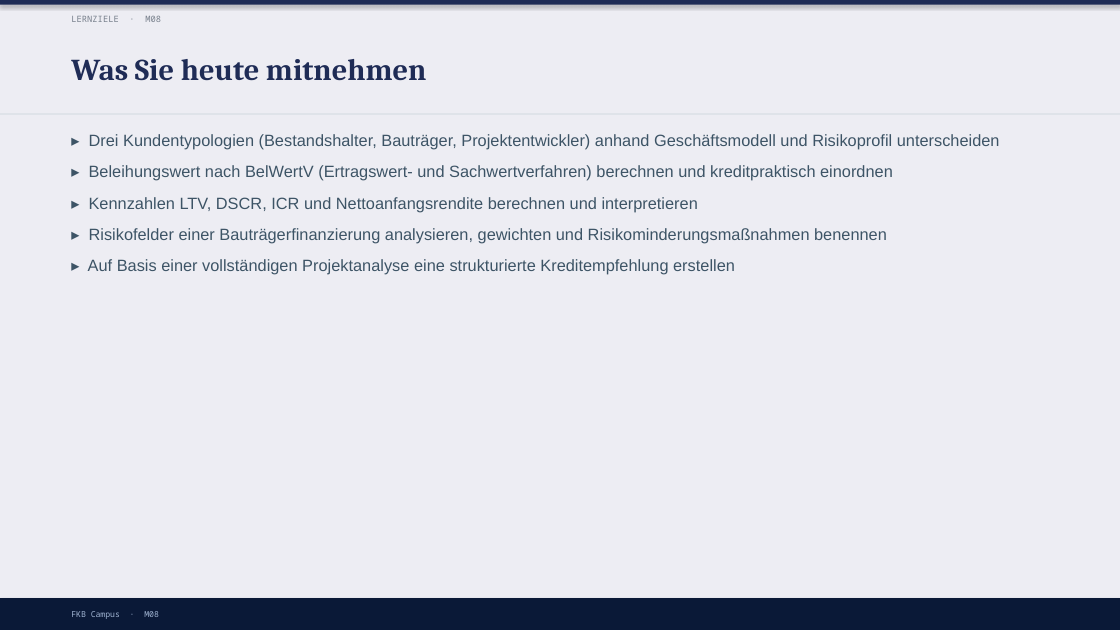
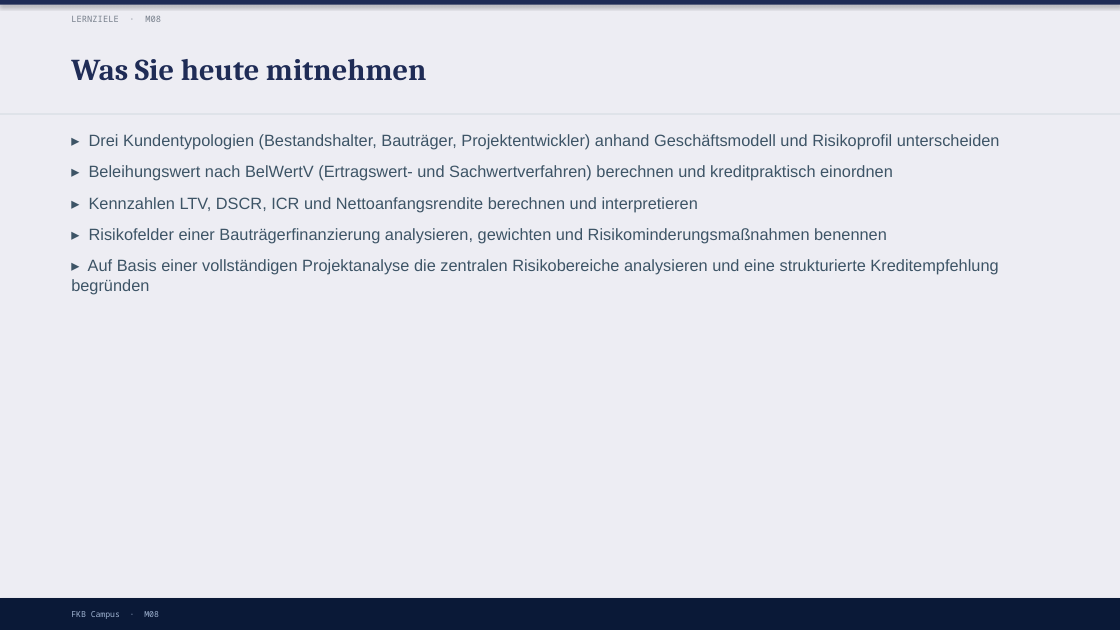
Before and after one commit to ck5rqc47pr-byte/firmenkundenakademie-online, a slide deck: slide 3 of protected-downloads/praesentation/M08.pptx. Drawn at 1120x630 pixels with LibreOffice and Linux fonts; fonts in the diff are those of the drawing. Boxes give left, top, right and bottom in pixels: in the first picture for what was removed or moved away, otherwise in the second. Text is boxed around its words. In the diff, an @@ line names an element or a change of style, - is before the commit and + after.

```diff
--- a/protected-downloads/praesentation/M08.pptx
+++ b/protected-downloads/praesentation/M08.pptx
@@ text at (71, 259, 998, 294): text changed @@
-▸ Auf Basis einer vollständigen Projektanalyse eine strukturierte Kreditempfehlung erstellen
+▸ Auf Basis einer vollständigen Projektanalyse die zentralen Risikobereiche analysieren und eine strukturierte Kreditempfehlung begründen
```
Also in this commit, not shown: 1 other slide changed, 2 other files.
